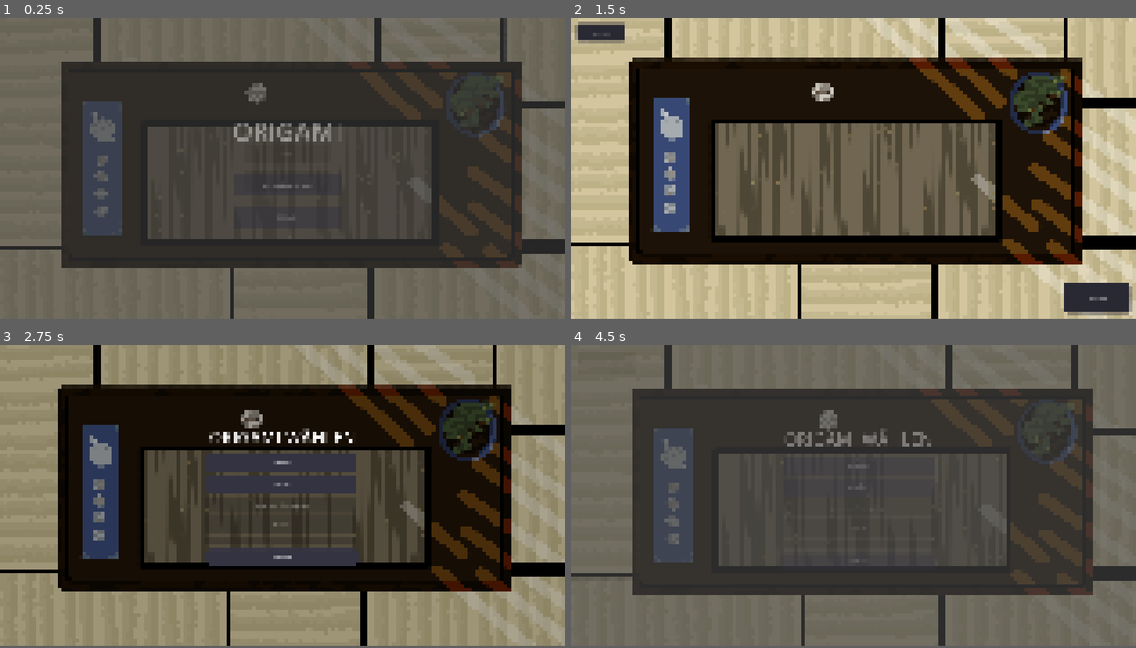
Above: before the commit, frames 1-4 (two rows, left to right).
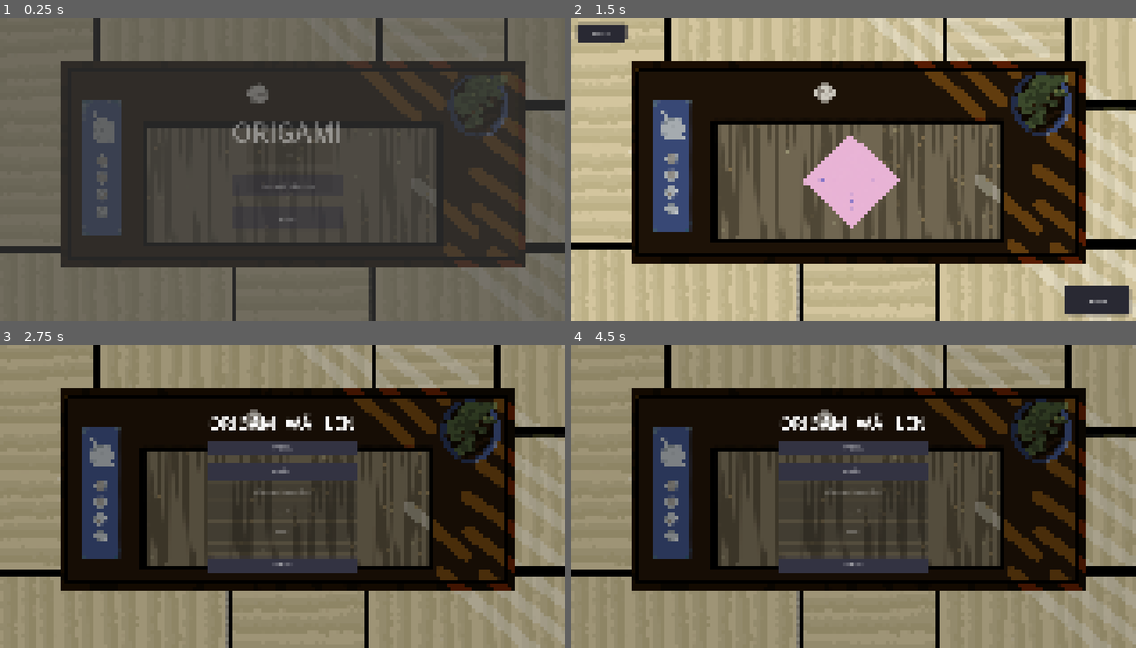
Above: after the commit, the same moments.

Repository: Laran123/MediDa_Origami_Meister
Game: Godot game, scene res://start_menu.tscn
Same seed, same stepped clock (60 frames per second), same inputs: the game is played once before the commit and once after it.
Inputs (mouse positions are in pixels of both pictures, inside the frame that each line leads up to):
- Up to frame 1 (0.25 s): no input
- Up to frame 2 (1.5 s): click "Origami wahlen" at 0.5 s; click "Tutorial" (after the commit: "Kranich") at 1.25 s
- Up to frame 3 (2.75 s): click "ZURÜCK" at 2 s
- Up to frame 4 (4.5 s): click (853, 448) at 2.75 s, where only the run after the commit has a clickable "TUTORIAL"; click "ZURÜCK" at 3.5 s; click (853, 508) at 4.25 s, where only the run before the commit has a clickable "ORIGAMI WÄHLEN"
In our replay, the window is 800x426 before the commit and 800x429 after it. These sizes can differ from the game's own. Grey fills any space a smaller window leaves; there, only what the larger window draws over its background counts as a difference.

The runs differ from the first frame. In frame 1, 5.1% of the frame differs, in the area x 0-100%, y 0-100%; in frame 2, 20%; in frame 3, 15%; in frame 4, 82%.

Commit message:
added Tutorial

Diff:
--- /dev/null
+++ b/neues-spiel/main_szene.tscn
@@ -0,0 +1,30 @@
+[gd_scene format=3 uid="uid://ctxr7l7sya5r1"]
+
+[ext_resource type="Texture2D" uid="uid://d28f16opmw8mc" path="res://Untergrund.png" id="1_8ehhp"]
+[ext_resource type="Script" path="res://main_szene.gd" id="1_m8sxg"]
+
+[node name="Main Szene" type="Control" unique_id=2064789644]
+layout_mode = 3
+anchors_preset = 15
+anchor_right = 1.0
+anchor_bottom = 1.0
+offset_right = -4096.0
+offset_bottom = -2180.0
+grow_horizontal = 2
+grow_vertical = 2
+script = ExtResource("1_m8sxg")
+metadata/_edit_horizontal_guides_ = [-1806.0]
+
+[node name="Hintergrund" type="TextureRect" parent="." unique_id=1366604518]
+layout_mode = 1
+anchors_preset = 15
+anchor_right = 1.0
+anchor_bottom = 1.0
+offset_left = -16.0
+offset_top = -5.0
+offset_right = 4080.0
+offset_bottom = 2155.0
+grow_horizontal = 2
+grow_vertical = 2
+texture = ExtResource("1_8ehhp")
+expand_mode = 1
--- a/neues-spiel/origami_wahlen.gd
+++ b/neues-spiel/origami_wahlen.gd
@@ -1,7 +1,7 @@
 extends Control
 
 const FIGUREN = [
-	"Tutorial","Kranich"
+	"Kranich"
 ]
 
 const FIGURENNICHTVORHANDEN = [
@@ -22,6 +22,7 @@
 	bg.texture = load("res://Assets/Background/Untergrund.png")
 	add_child(bg)
 
+
 	var overlay = ColorRect.new()
 	overlay.set_anchors_and_offsets_preset(Control.PRESET_FULL_RECT)
 	overlay.color = Color(0, 0, 0, 0.25)
@@ -41,6 +42,14 @@
 	title.horizontal_alignment = HORIZONTAL_ALIGNMENT_CENTER
 	title.add_theme_font_size_override("font_size", 120)
 	vbox.add_child(title)
+
+	var tutorial_btn = Button.new()
+	tutorial_btn.text = "TUTORIAL"
+	tutorial_btn.custom_minimum_size = Vector2(0, 110)
+	_style_button(tutorial_btn)
+	tutorial_btn.add_theme_font_size_override("font_size", 36)
+	tutorial_btn.pressed.connect(_on_tutorial_pressed)
+	vbox.add_child(tutorial_btn)
 
 	var scroll = ScrollContainer.new()
 	scroll.custom_minimum_size = Vector2(1100, 650)
@@ -85,6 +94,10 @@
 	back.pressed.connect(_on_zuruck_pressed)
 	vbox.add_child(back)
 
+	var spacer = Control.new()
+	spacer.custom_minimum_size = Vector2(0, 20)
+	vbox.add_child(spacer)
+
 func _style_button(btn: Button):
 
 	var normal = StyleBoxFlat.new()
@@ -127,3 +140,9 @@
 
 func _on_zuruck_pressed():
 	get_tree().change_scene_to_file("res://start_menu.tscn")
+
+func _on_tutorial_pressed():
+	var scene = load("res://tutorial_szene.tscn").instantiate()
+	get_tree().root.add_child(scene)
+	get_tree().current_scene.queue_free()
+	get_tree().current_scene = scene
--- a/neues-spiel/project.godot
+++ b/neues-spiel/project.godot
@@ -21,7 +21,7 @@
 
 [display]
 
-window/size/viewport_width=4096
+window/size/viewport_width=4069
 window/size/viewport_height=2180
 window/size/window_width_override=2120
 window/size/window_height_override=1296
--- /dev/null
+++ b/neues-spiel/tutorial_szene.gd
@@ -0,0 +1,129 @@
+extends Control
+
+const TUTORIAL_TEXTS = [
+	"[color=yellow]Willkommen zum Origami-Tutorial![/color]\nHier lernst du die wichtigsten Faltzeichen kennen.",
+	"[color=#66ccff]BLAUE LINIE (---)\n→ TALFALTE[/color]\nFalte das Papier nach vorne (zu dir hin).\nDie Falte liegt flach auf dem Tisch auf.",
+	"[color=green]GRÜNE LINIE (───)\n→ BERGFALTE[/color]\nFalte das Papier nach hinten (von dir weg).\nDie Falte ragt nach oben (wie ein Berg).",
+	"[color=gray]GESTRICHELTE LINIE (---) oder (-·-)\n→ HILFSFALTE / VORFALTE[/color]\nFalte und klappe sofort zurück.\nSie dient nur als Orientierung für spätere Schritte.",
+	"[color=gray]SPIRALFÖRMIGER PFEIL (Kreis mit Pfeil)\n→ UMDREHEN[/color]\nDrehe das gesamte Blatt um.\n(Vorder- und Rückseite tauschen.)",
+	"[color=gray]NORMALER PFEIL (→)\n→ FALTRICHTUNG / BEWEGUNG[/color]\nZeigt, wohin du falten, drücken oder schieben musst.",
+	"[color=gray]GEBOGENER PFEIL (↻ / ↺)\n→ DREHEN[/color]\nDrehe das Blatt auf dem Tisch (z.B. um 90°),\nohne es umzudrehen.",
+	"[color=#66ccff]Kreis (∘)\n→ HALTE-/FIXPUNKT[/color]\nHier musst du das Papier festhalten,\nwährend du an anderer Stelle faltest oder ziehst.",
+	"[color=gray]OFFENER PFEIL (leere Spitze) oder GABELUNG\n→ ÖFFNEN / ZIEHEN[/color]\nKlappe eine Tasche auf oder ziehe eine Lage auseinander.",
+	"[color=yellow]Ende des Tutorials![/color]\nDu kennst jetzt alle wichtigen Origami-Symbole.\nViel Spaß beim Falten!"
+]
+
+var step = 0
+var text_label: RichTextLabel
+var back_btn: Button
+var next_btn: Button
+var skip_btn: Button
+
+func _ready():
+	set_anchors_and_offsets_preset(Control.PRESET_FULL_RECT)
+	_build_ui()
+	_update_text()
+
+func _build_ui():
+	var bg = TextureRect.new()
+	bg.set_anchors_and_offsets_preset(Control.PRESET_FULL_RECT)
+	bg.texture = load("res://Assets/Background/Untergrund.png")
+	bg.stretch_mode = TextureRect.STRETCH_KEEP_ASPECT_COVERED
+	add_child(bg)
+	move_child(bg, 0)
+
+	var center = CenterContainer.new()
+	center.set_anchors_and_offsets_preset(Control.PRESET_FULL_RECT)
+	add_child(center)
+
+	var vbox = VBoxContainer.new()
+	vbox.alignment = BoxContainer.ALIGNMENT_CENTER
+	vbox.add_theme_constant_override("separation", 60)
+	center.add_child(vbox)
+
+	text_label = RichTextLabel.new()
+	text_label.bbcode_enabled = true
+	text_label.horizontal_alignment = HORIZONTAL_ALIGNMENT_CENTER
+	text_label.vertical_alignment = VERTICAL_ALIGNMENT_CENTER
+	text_label.add_theme_font_size_override("normal_font_size", 70)
+	text_label.add_theme_color_override("default_color", Color.WHITE)
+	text_label.add_theme_constant_override("outline_size", 3)
+	text_label.add_theme_color_override("outline_color", Color.BLACK)
+	text_label.autowrap_mode = TextServer.AUTOWRAP_WORD_SMART
+	text_label.custom_minimum_size = Vector2(1300, 600)
+	text_label.size_flags_horizontal = Control.SIZE_EXPAND_FILL
+	vbox.add_child(text_label)
+
+	var hbox = HBoxContainer.new()
+	hbox.alignment = BoxContainer.ALIGNMENT_CENTER
+	hbox.add_theme_constant_override("separation", 60)
+	vbox.add_child(hbox)
+
+	back_btn = Button.new()
+	back_btn.text = "ZURÜCK"
+	back_btn.custom_minimum_size = Vector2(400, 160)
+	back_btn.pressed.connect(_on_back)
+	_style_button(back_btn)
+	hbox.add_child(back_btn)
+
+	next_btn = Button.new()
+	next_btn.text = "WEITER"
+	next_btn.custom_minimum_size = Vector2(400, 160)
+	next_btn.pressed.connect(_on_next)
+	_style_button(next_btn)
+	hbox.add_child(next_btn)
+
+	skip_btn = Button.new()
+	skip_btn.text = "SKIP"
+	skip_btn.custom_minimum_size = Vector2(280, 160)
+	skip_btn.pressed.connect(_on_skip)
+	_style_button(skip_btn, Color(0.5, 0.15, 0.1))
+	hbox.add_child(skip_btn)
+
+	for btn in [back_btn, next_btn, skip_btn]:
+		btn.add_theme_font_size_override("font_size", 42)
+
+func _style_button(btn: Button, custom_color: Color = Color(0.16, 0.16, 0.20)):
+	var normal = StyleBoxFlat.new()
+	normal.bg_color = custom_color
+	normal.corner_radius_top_left = 24
+	normal.corner_radius_top_right = 24
+	normal.corner_radius_bottom_left = 24
+	normal.corner_radius_bottom_right = 24
+	normal.content_margin_left = 30
+	normal.content_margin_right = 30
+	normal.content_margin_top = 18
+	normal.content_margin_bottom = 18
+
+	var hover = normal.duplicate()
+	hover.bg_color = custom_color.lightened(0.2)
+
+	var pressed = normal.duplicate()
+	pressed.bg_color = custom_color.darkened(0.2)
+
+	btn.add_theme_stylebox_override("normal", normal)
+	btn.add_theme_stylebox_override("hover", hover)
+	btn.add_theme_stylebox_override("pressed", pressed)
+
+func _update_text():
+	if step < TUTORIAL_TEXTS.size():
+		text_label.text = TUTORIAL_TEXTS[step]
+	else:
+		text_label.text = ""
+
+func _on_next():
+	if step < TUTORIAL_TEXTS.size() - 1:
+		step += 1
+		_update_text()
+	else:
+		_on_skip()
+
+func _on_back():
+	if step > 0:
+		step -= 1
+		_update_text()
+	else:
+		_on_skip()
+
+func _on_skip():
+	get_tree().change_scene_to_file("res://origami_wahlen.tscn")
--- /dev/null
+++ b/neues-spiel/tutorial_szene.tscn
@@ -0,0 +1,10 @@
+[gd_scene format=3 uid="uid://cj0l36sf61tug"]
+
+[ext_resource type="Script" uid="uid://dxphxexjvrvce" path="res://tutorial_szene.gd" id="1_tgva0"]
+
+[node name="tutorial_szene" type="Control" unique_id=1296897568]
+layout_mode = 3
+anchors_preset = 0
+offset_right = 40.0
+offset_bottom = 40.0
+script = ExtResource("1_tgva0")
Not shown, added: neues-spiel/tutorial_szene.gd.uid
